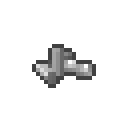
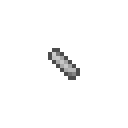
The second 128×128 image is a revision of the first. Changes to its layers:
painted on "metal" over [32, 44, 96, 88]
renamed "Screenshot_2020-09-30_05-45-19.png" to "Screenshot_2020-10-04_04-59-10.png", painted on it over [36, 48, 92, 84]
